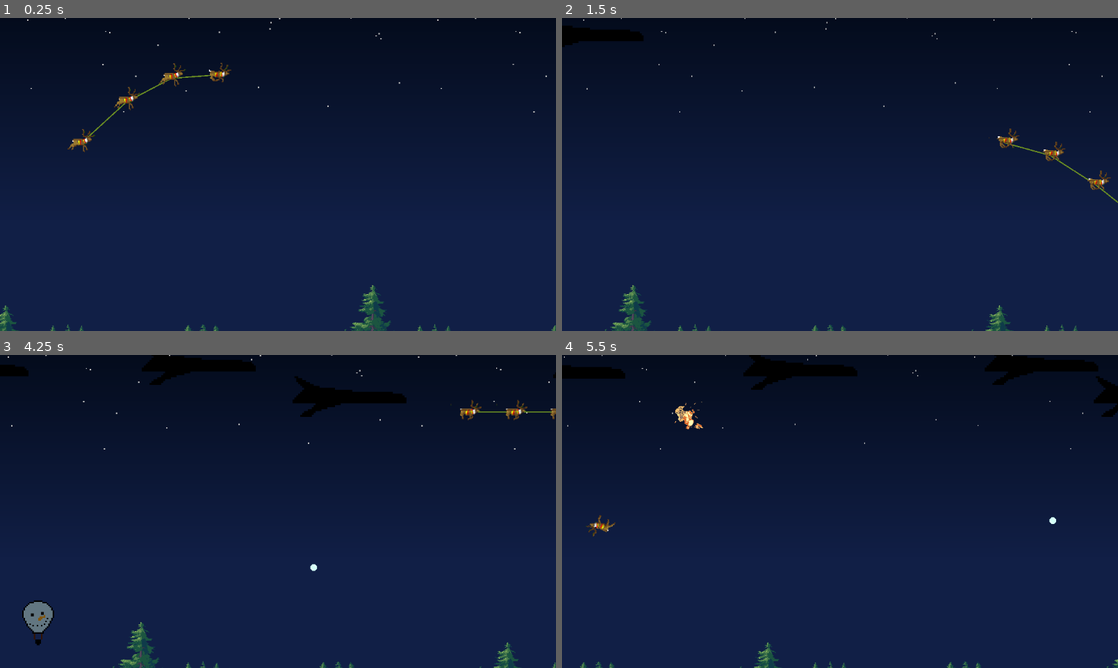
Above: before the commit, frames 1-4 (two rows, left to right).
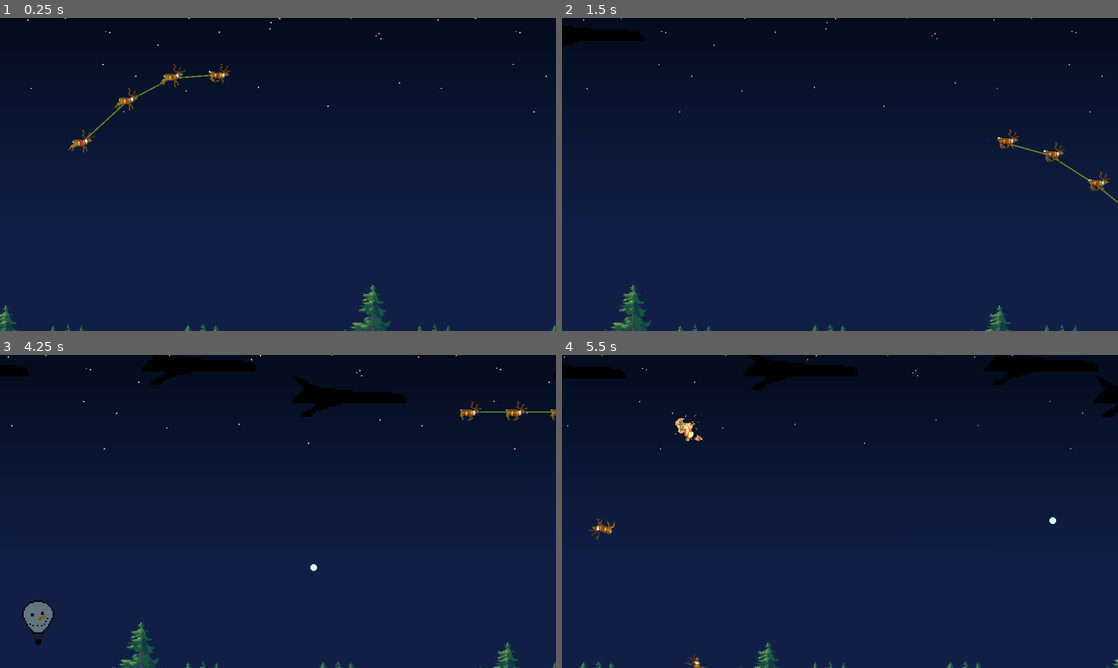
Above: after the commit, the same moments.

Repository: lohchness/santa-claus
Game: Godot game, scene res://level/level.tscn
Same seed, same stepped clock (60 frames per second), same inputs: the game is played once before the commit and once after it.
Inputs (mouse positions are in pixels of both pictures, inside the frame that each line leads up to):
- Up to frame 1 (0.25 s): no input
- Up to frame 2 (1.5 s): move the mouse to (962, 158) at 0.52 s; hold Right (right) 0.53-1.28 s; move the mouse to (728, 190) at 1.27 s; hold Down (down) from 1.28 s (still down)
- Up to frame 3 (4.25 s): move the mouse to (333, 442) at 2.02 s; release Down (down) at 2.03 s; hold Right (right) 2.03-2.78 s; move the mouse to (250, 574) at 2.77 s; hold Up (up) 2.78-3.53 s; move the mouse to (444, 558) at 3.52 s; hold Left (left) from 3.53 s (still down)
- Up to frame 4 (5.5 s): move the mouse to (673, 464) at 4.27 s; move the mouse to (867, 511) at 5.02 s; release Left (left) at 5.03 s; hold Down (down) from 5.03 s (still down)

The runs differ from the first frame. In frame 1, 0.4% of the frame differs, in the area x 12-42%, y 14-44%; in frame 2, 0.3%; in frame 3, 0.2%; in frame 4, 0.5%, in the area x 4-27%, y 14-100%.

Commit message:
fix: hitboxes

Diff:
--- a/characters/fighterjet/present/present.tscn
+++ b/characters/fighterjet/present/present.tscn
@@ -7,22 +7,22 @@
 [ext_resource type="Texture2D" uid="uid://c0b3xrwi6fgkd" path="res://characters/fighterjet/present/IMG_0582.PNG" id="5_qrxig"]
 
 [sub_resource type="RectangleShape2D" id="RectangleShape2D_n7fjr"]
-size = Vector2(22, 11)
+size = Vector2(19, 9)
 
 [node name="Present" type="CharacterBody2D"]
 script = ExtResource("1_vqkfe")
 gifts = Array[Texture2D]([ExtResource("2_ghx4h"), ExtResource("3_so0ah"), ExtResource("4_2f16b"), ExtResource("5_qrxig")])
+
+[node name="Sprite2D" type="Sprite2D" parent="."]
+scale = Vector2(0.05, 0.05)
+texture = ExtResource("2_ghx4h")
 
 [node name="Present" type="Area2D" parent="."]
 collision_layer = 4
 collision_mask = 2
 
 [node name="CollisionShape2D" type="CollisionShape2D" parent="Present"]
-position = Vector2(0, 2.5)
+position = Vector2(0, 3)
 shape = SubResource("RectangleShape2D_n7fjr")
 
-[node name="Sprite2D" type="Sprite2D" parent="."]
-scale = Vector2(0.05, 0.05)
-texture = ExtResource("2_ghx4h")
-
 [connection signal="body_entered" from="Present" to="." method="_on_present_body_entered"]
--- a/characters/reindeer/reindeer.tscn
+++ b/characters/reindeer/reindeer.tscn
@@ -4,7 +4,7 @@
 [ext_resource type="Texture2D" uid="uid://dnlnnqwdfvyhg" path="res://characters/reindeer/reindeerspritesheet.png" id="2_4kmdv"]
 
 [sub_resource type="RectangleShape2D" id="RectangleShape2D_4pfxu"]
-size = Vector2(100, 50)
+size = Vector2(80, 40)
 
 [sub_resource type="AtlasTexture" id="AtlasTexture_4kmdv"]
 atlas = ExtResource("2_4kmdv")
@@ -103,7 +103,7 @@
 script = ExtResource("1_rjcl0")
 
 [node name="AnimatedSprite2D" type="AnimatedSprite2D" parent="."]
-position = Vector2(0, -10)
+position = Vector2(0, -6)
 scale = Vector2(4, 4)
 sprite_frames = SubResource("SpriteFrames_hunpn")
 autoplay = "default"
--- a/obstacles/balloon/balloon.tscn
+++ b/obstacles/balloon/balloon.tscn
@@ -4,7 +4,7 @@
 [ext_resource type="Texture2D" uid="uid://cs2jsrra4sxh6" path="res://obstacles/balloon/ballooon.png" id="1_mdvga"]
 
 [sub_resource type="CircleShape2D" id="CircleShape2D_c16h5"]
-radius = 31.0
+radius = 26.0
 
 [node name="Balloon" type="Area2D"]
 collision_layer = 8
@@ -17,8 +17,7 @@
 texture = ExtResource("1_mdvga")
 
 [node name="CollisionShape2D" type="CollisionShape2D" parent="."]
-visible = false
-position = Vector2(0, -11)
+position = Vector2(0, -14)
 shape = SubResource("CircleShape2D_c16h5")
 
 [connection signal="body_entered" from="." to="." method="_on_body_entered"]
